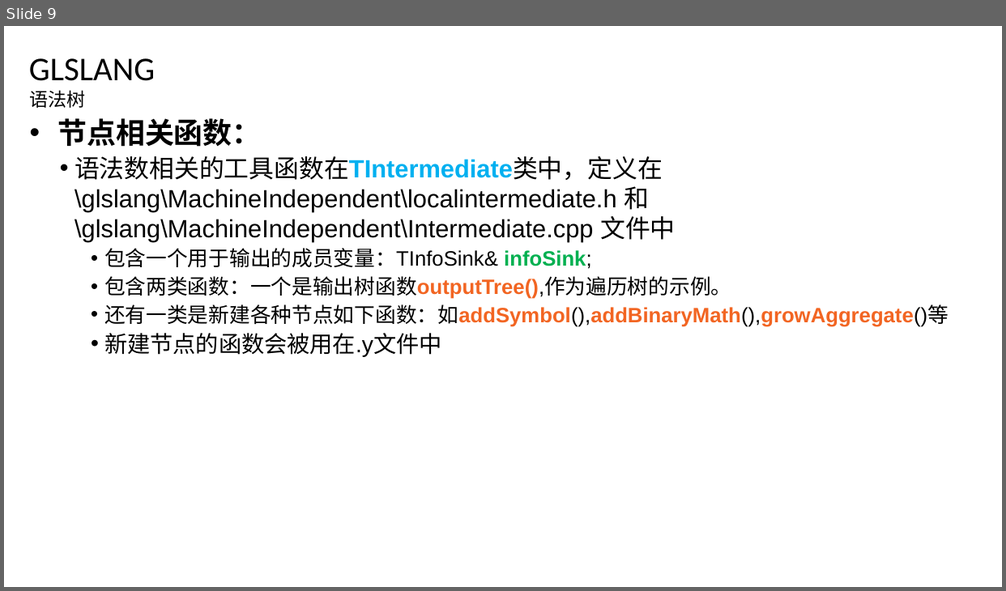
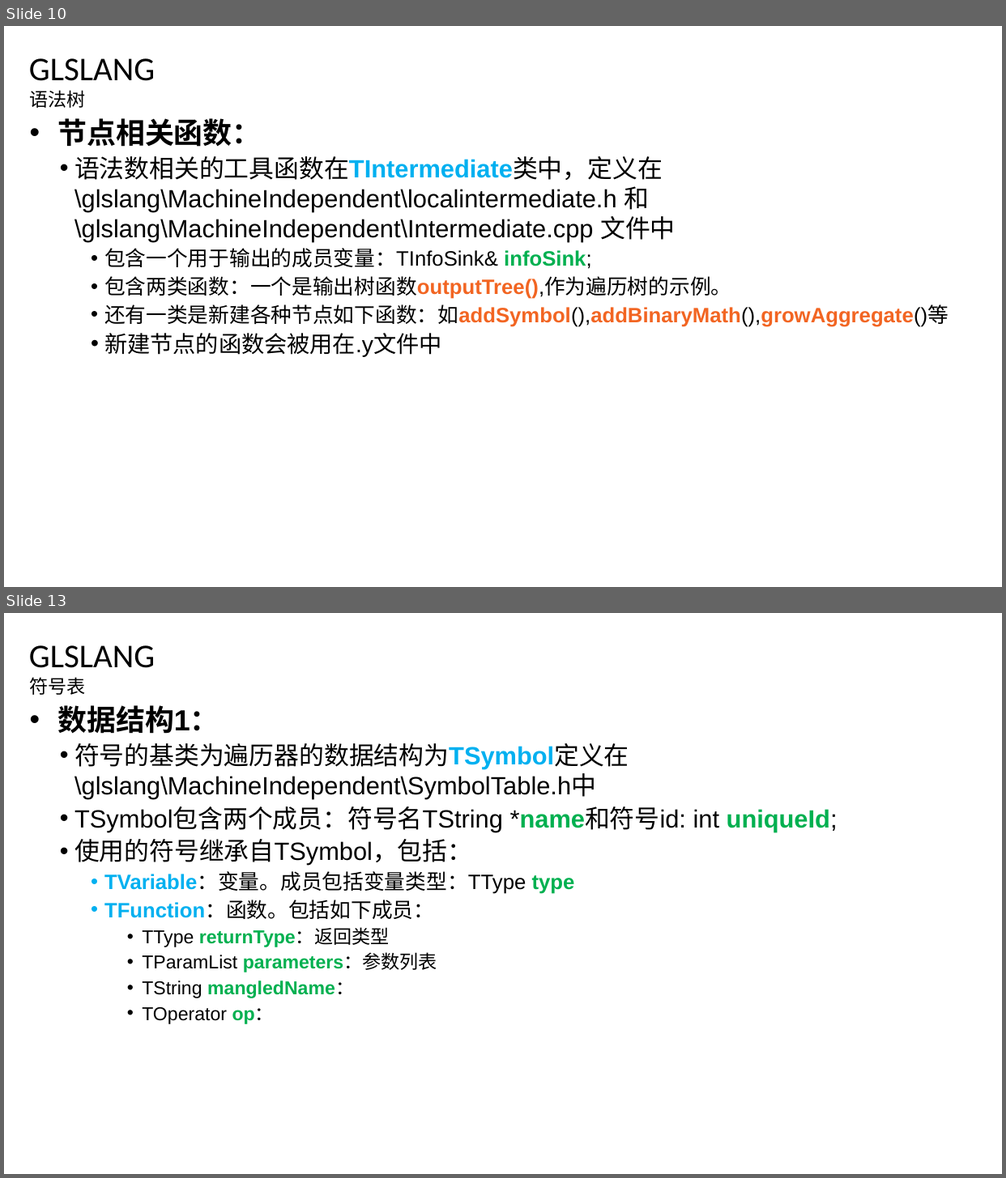
Before and after one commit to feifei14119/glslang, a slide deck: doc/glslang study.pptx. Shown one above the other, each under a label of ours: slide 9 before the commit, slides 10 and 13 after it; the slides between them are not shown. The pictures are 1006x591 and 1006x1178 pixels, drawn with LibreOffice and Linux fonts; fonts in the diff are those of the drawing; background and template pictures are left out. Boxes give left, top, right and bottom in pixels: in the first picture for what was removed or moved away, otherwise in the second. Text is boxed around its words. In the diff, an @@ line names an element or a change of style, - is before the commit and + after.

Commit message:
study symbol table

```diff
--- a/doc/glslang study.pptx
+++ b/doc/glslang study.pptx
@@ slide 13 added at <box>4,613,1002,1174</box>, background #FFFFFF; not listed: 1 template element that a slide beside it also shows @@
@@ title added at <box>29,645,155,668</box>, 32 pt, text #000000 @@
+GLSLANG
@@ text added at <box>30,677,86,695</box>, 18 pt, text #000000 @@
+符号表
@@ text added at <box>57,705,837,1024</box>, 24 pt, text #000000 @@
+• 数据结构1：
+  • 符号的基类为遍历器的数据结构为TSymbol定义在\glslang\MachineIndependent\SymbolTable.h中
+  • TSymbol包含两个成员：符号名TString *name和符号id: int uniqueId;
+  • 使用的符号继承自TSymbol，包括：
+    • TVariable：变量。成员包括变量类型：TType type
+    • TFunction：函数。包括如下成员：
+      • TType returnType：返回类型
+      • TParamList parameters：参数列表
+      • TString mangledName：
+      • TOperator op：
@@ what was slide 9 is now slide 10 @@
```
Also in this commit, not shown: 5 slides changed, 3 other slides added, 10 other files.
